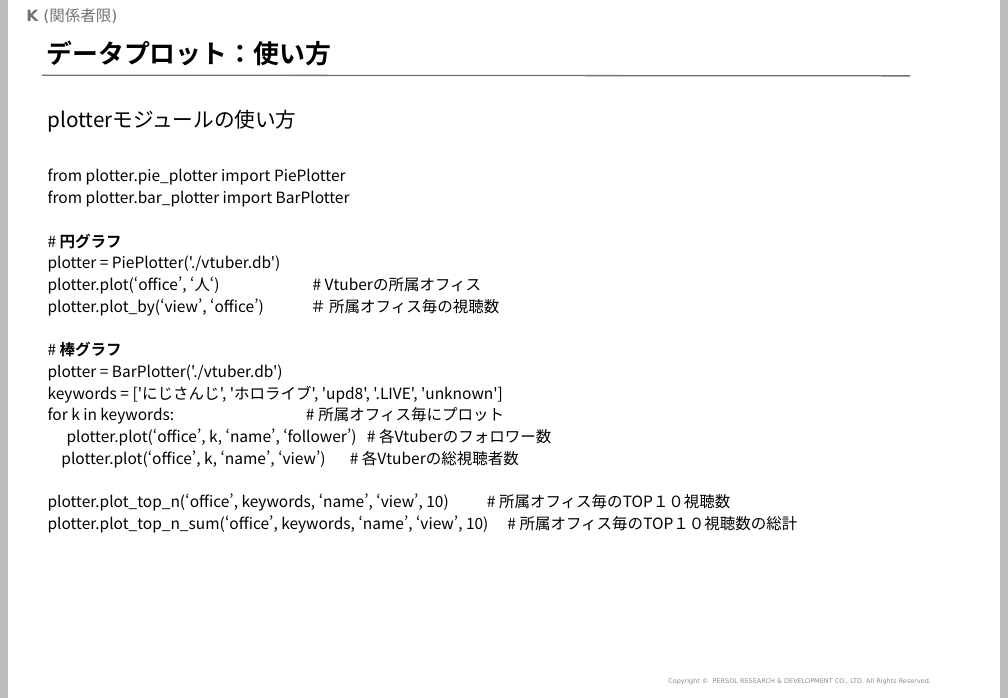
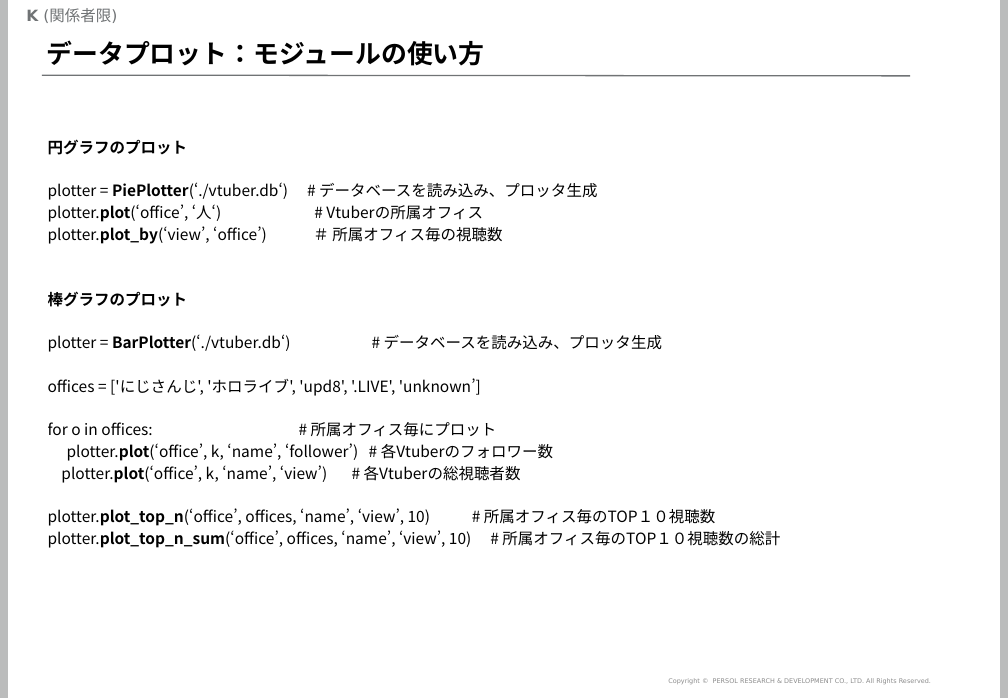
Before and after one commit to mogrodown/python_session, a slide deck: slide 46 of doc/python中級講座_2020.pptx (slide 47 before the commit). Drawn at 1008x698 pixels with LibreOffice and Linux fonts; fonts in the diff are those of the drawing; background and template pictures are left out. Boxes give left, top, right and bottom in pixels: in the first picture for what was removed or moved away, otherwise in the second. Text is boxed around its words. In the diff, an @@ line names an element or a change of style, - is before the commit and + after.

Commit message:
doc

```diff
--- a/doc/python中級講座_2020.pptx
+++ b/doc/python中級講座_2020.pptx
@@ title at (46,40,484,66): text changed @@
-データプロット：使い方
+データプロット：モジュールの使い方
@@ text "円グラフのプロット": place and size @@
-text "円グラフのプロット" at (48,168,798,533)
+text "円グラフのプロット" at (48,139,780,548)
@@ text removed at (48,109,297,132) @@
-plotterモジュールの使い方
@@ text at (48,139,597,200): text changed @@
-from plotter.pie_plotter import PiePlotter
-from plotter.bar_plotter import BarPlotter
-# 円グラフ
-plotter = PiePlotter('./vtuber.db')
+円グラフのプロット
+plotter = PiePlotter(‘./vtuber.db‘) # データベースを読み込み、プロッタ生成
@@ text at (61,205,553,483): bold on in "plotter.plot(‘office’,", "plotter.plot_by(‘view’,", "plotter.plot(‘office’,", "plotter.plot(‘office’," @@
@@ text at (48,291,662,437): text changed @@
-# 棒グラフ
-plotter = BarPlotter('./vtuber.db')
-keywords = ['にじさんじ', 'ホロライブ', 'upd8', '.LIVE', 'unknown']
-for k in keywords: # 所属オフィス毎にプロット
+棒グラフのプロット
+plotter = BarPlotter(‘./vtuber.db‘) # データベースを読み込み、プロッタ生成
+offices = ['にじさんじ', 'ホロライブ', 'upd8', '.LIVE', 'unknown’]
+for o in offices: # 所属オフィス毎にプロット
@@ text at (48,508,780,548): text changed @@
-plotter.plot_top_n(‘office’, keywords, ‘name’, ‘view’, 10) # 所属オフィス毎のTOP１０視聴数
-plotter.plot_top_n_sum(‘office’, keywords, ‘name’, ‘view’, 10) # 所属オフィス毎のTOP１０視聴数の総計
+plotter.plot_top_n(‘office’, offices, ‘name’, ‘view’, 10) # 所属オフィス毎のTOP１０視聴数
+plotter.plot_top_n_sum(‘office’, offices, ‘name’, ‘view’, 10) # 所属オフィス毎のTOP１０視聴数の総計
```
Also in this commit, not shown: 2 other slides changed, 4 slides added.
